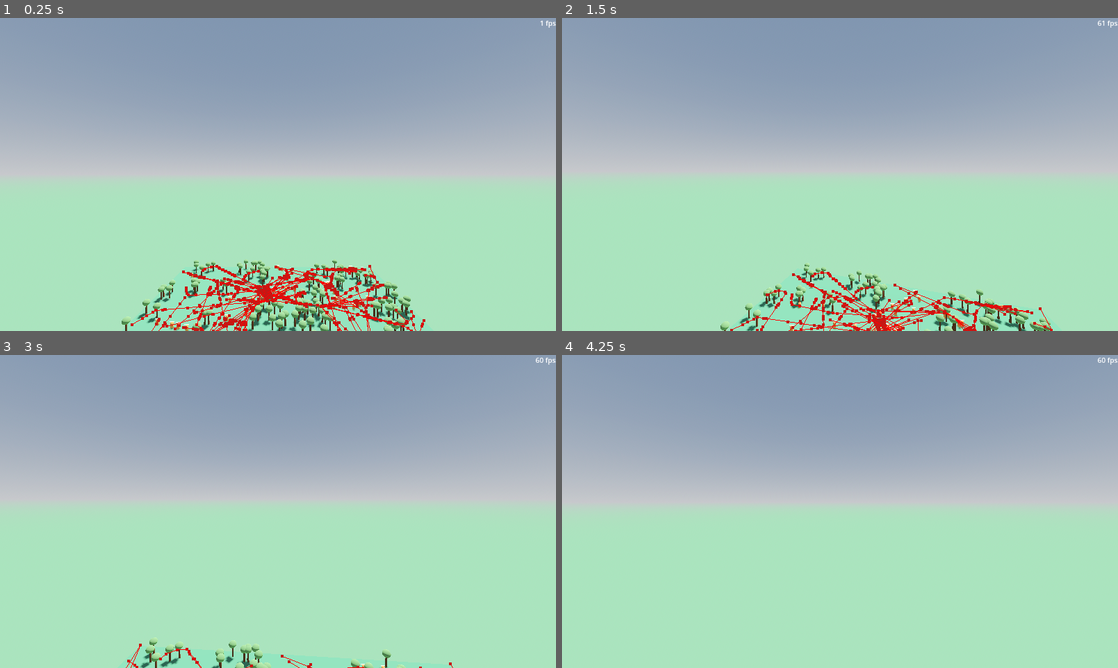
Above: before the commit, frames 1-4 (two rows, left to right).
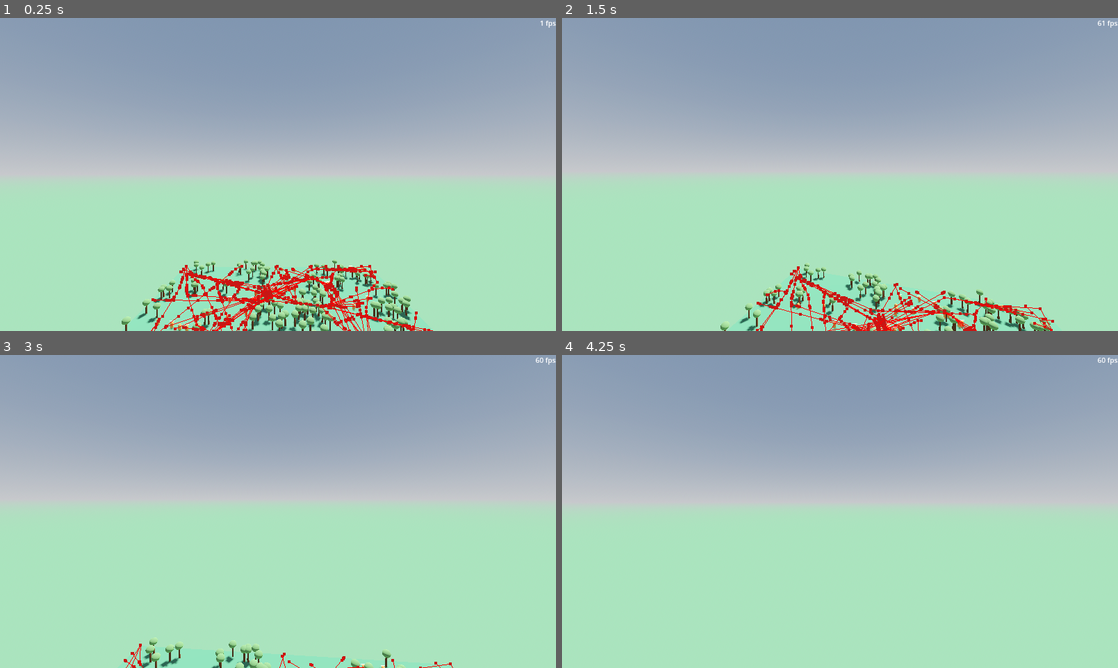
Above: after the commit, the same moments.

Repository: LyciaStenson/EcosystemSimulation
Game: Godot game, scene res://Scenes/Main.tscn
Same seed, same stepped clock (60 frames per second), same inputs: the game is played once before the commit and once after it.
Inputs (mouse positions are in pixels of both pictures, inside the frame that each line leads up to):
- Up to frame 1 (0.25 s): no input
- Up to frame 2 (1.5 s): move the mouse to (867, 174) at 0.52 s; hold W (MoveForward) from 0.53 s (still down); move the mouse to (812, 174) at 1.27 s
- Up to frame 3 (3 s): keep holding W (MoveForward); move the mouse to (289, 505) at 2.02 s; move the mouse to (272, 517) at 2.77 s
- Up to frame 4 (4.25 s): keep holding W (MoveForward); move the mouse to (878, 514) at 3.52 s

The runs differ from the first frame. In frame 1, 1.9% of the frame differs, in the area x 23-78%, y 78-100%; in frame 2, 1.4%; in frame 3, 0.2%; in frame 4, nothing differs.

Commit message:
Changed how prey wander target works

Diff:
--- a/Scripts/Agent.gd
+++ b/Scripts/Agent.gd
@@ -26,8 +26,6 @@
 	if get_age() > lifetime:
 		queue_free()
 
-	#nav_agent.target_position = behavior.target_position
-
 	var direction : Vector3
 
 	if nav_agent.is_navigation_finished():
--- a/Scripts/PreyBehavior.gd
+++ b/Scripts/PreyBehavior.gd
@@ -9,7 +9,7 @@
 var wander_target_timer : float
 var wander_target_time : float
 
-var wander_target : Vector3
+#var wander_target : Vector3
 
 var hydration : float = 1.0
 var dehydration_rate : float = 0.05
@@ -54,8 +54,9 @@
 		Action.WANDER:
 			wander_target_timer += delta
 			if wander_target_timer >= wander_target_time:
-				wander_target = Vector3(randf_range(24.0, -24.0), 0.0, randf_range(24.0, -24.0))
-				agent.nav_agent.target_position = wander_target
+				var wander_target := Vector3(randf_range(24.0, -24.0), 0.0, randf_range(24.0, -24.0))
+				var wander_dir := agent.global_position.direction_to(wander_target)
+				agent.nav_agent.target_position = wander_dir * 100.0
 				wander_target_timer = 0.0
 		Action.FIND_WATER:
 			print("FIND_WATER")
